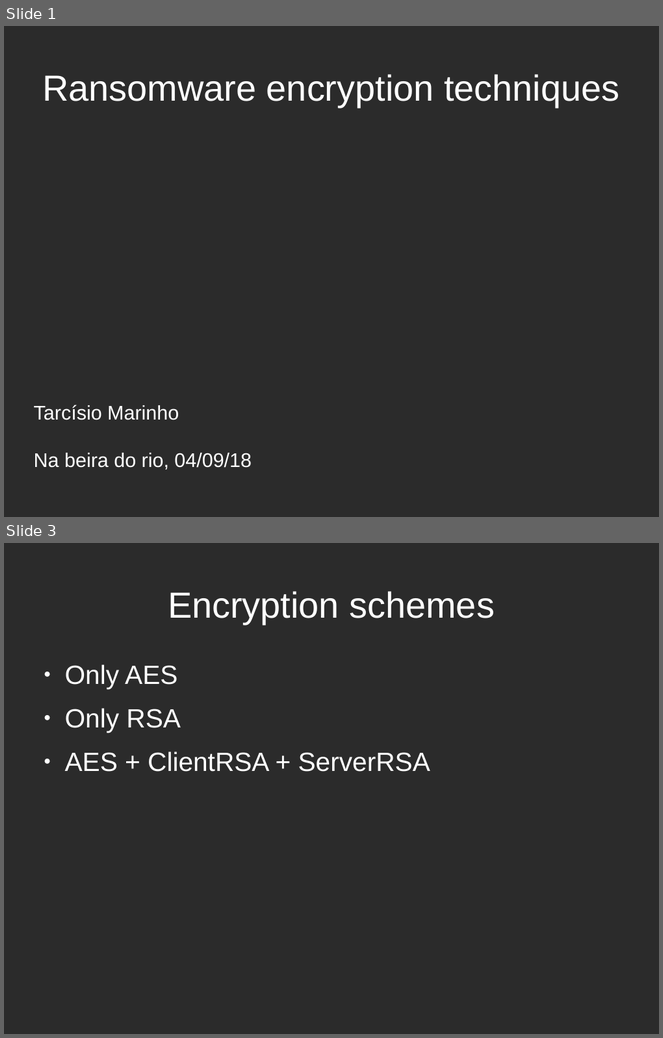
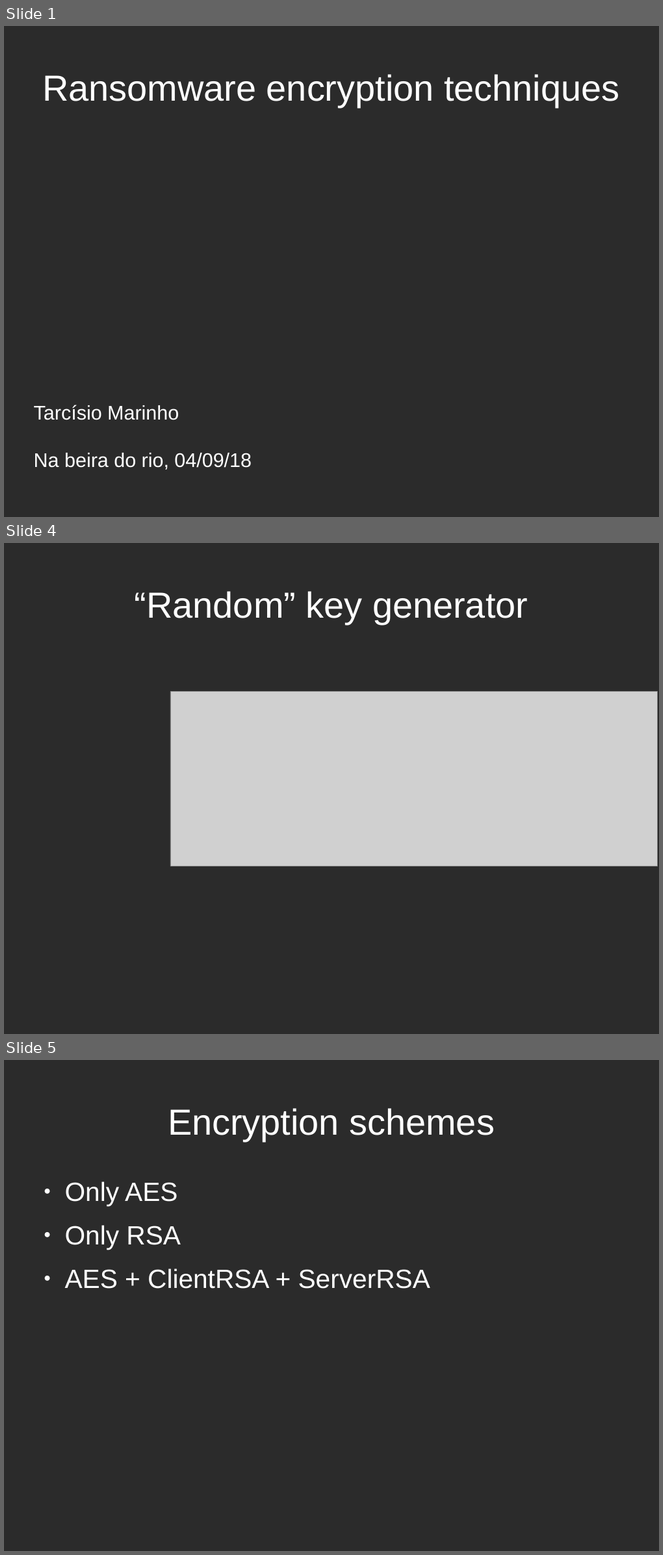
Before and after one commit to tarcisio-marinho/GonnaCry, a slide deck: Python/talk/na_beira_do_rio.odp. Shown one above the other, each under a label of ours: slides 1 and 3 before the commit, slides 1, 4 and 5 after it; the slides between them are not shown. The pictures are 663x1038 and 663x1555 pixels, drawn with LibreOffice and Linux fonts; fonts in the diff are those of the drawing; grey boxes stand for pictures; background and template pictures are left out; a plain dark background stands for a picture behind light text. Boxes give left, top, right and bottom in pixels: in the first picture for what was removed or moved away, otherwise in the second. Text is boxed around its words. In the diff, an @@ line names an element or a change of style, - is before the commit and + after.

```diff
--- a/Python/talk/na_beira_do_rio.odp
+++ b/Python/talk/na_beira_do_rio.odp
@@ slide 4 added at (x1=4, y1=543, x2=659, y2=1034), background picture (left out) @@
@@ title added at (x1=135, y1=591, x2=528, y2=624), 44 pt, text #FFFFFF @@
+“Random” key generator
@@ picture added at (x1=170, y1=692, x2=658, y2=867) @@
@@ what was slide 3 is now slide 5 @@
```
Also in this commit, not shown: 6 slides changed, 3 other slides added.
